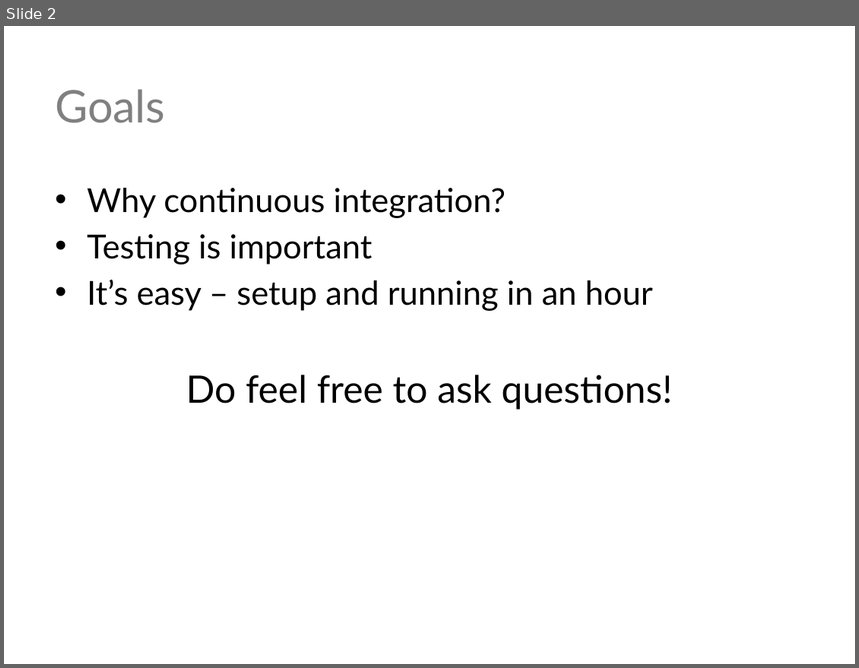
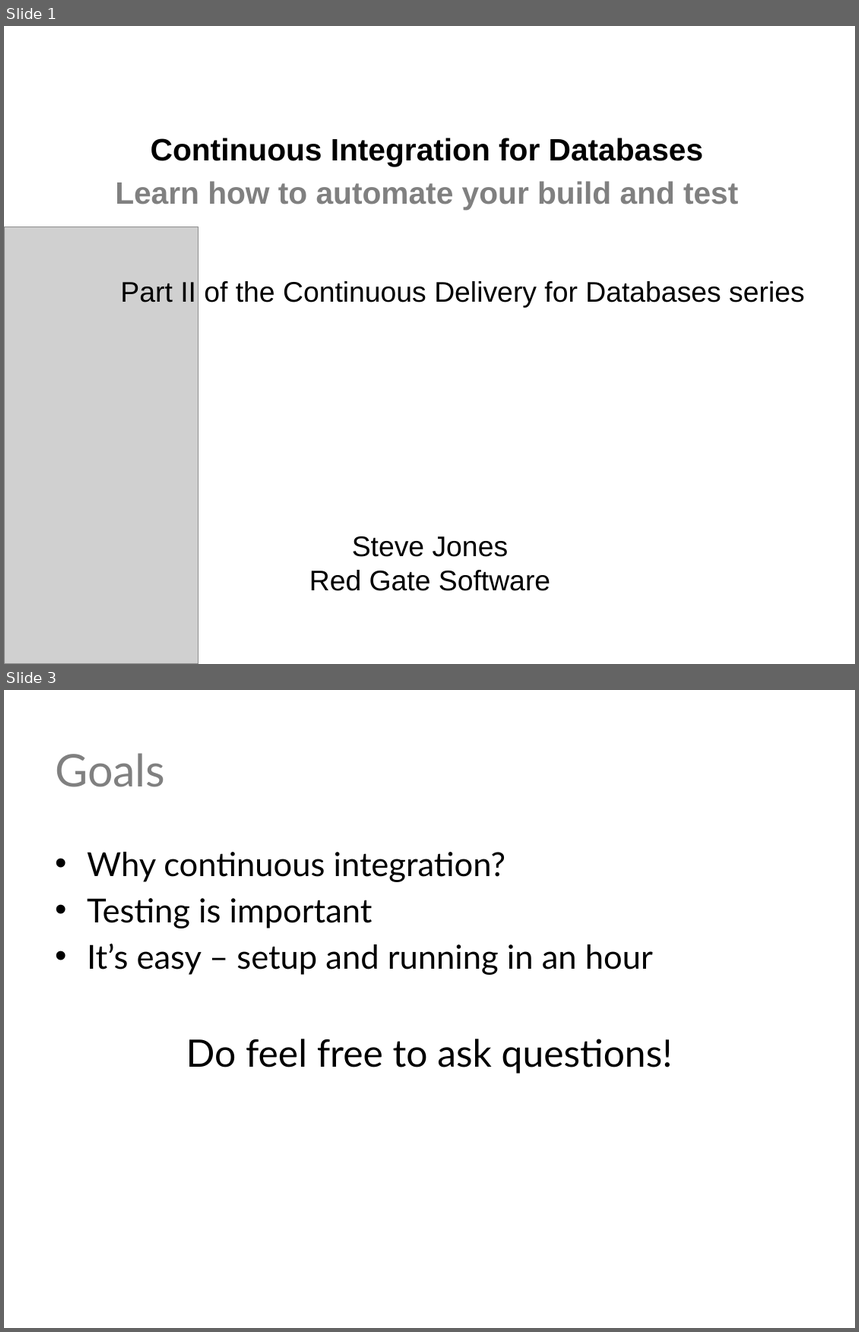
Before and after one commit to way0utwest/CIforDB, a slide deck: CI for Databases.pptx. Shown one above the other, each under a label of ours: slide 2 before the commit, slides 1 and 3 after it; the slides between them are not shown. The pictures are 859x668 and 859x1332 pixels, drawn with LibreOffice and Linux fonts; fonts in the diff are those of the drawing; grey boxes stand for pictures; background and template pictures are left out. Boxes give left, top, right and bottom in pixels: in the first picture for what was removed or moved away, otherwise in the second. Text is boxed around its words. In the diff, an @@ line names an element or a change of style, - is before the commit and + after.

Commit message:
Updated with Our Story
Added delivery pipline slides, added opening title slide, added Our
Story slides for demos.

```diff
--- a/CI for Databases.pptx
+++ b/CI for Databases.pptx
@@ slide 1 added at <box>4,26,855,664</box>, background picture (left out) @@
@@ subtitle added at <box>115,138,738,210</box>, 26.1 pt, text #808080, bold @@
+Continuous Integration for Databases
+Learn how to automate your build and test
@@ picture added at <box>4,227,198,664</box> @@
@@ text added at <box>120,281,805,308</box>, 24 pt, text #000000 @@
+Part II of the Continuous Delivery for Databases series
@@ text added at <box>310,537,550,591</box>, 24 pt, text #000000 @@
+Steve Jones
+Red Gate Software
@@ what was slide 2 is now slide 3 @@
```
Also in this commit, not shown: 8 other slides added, 3 slides removed.
